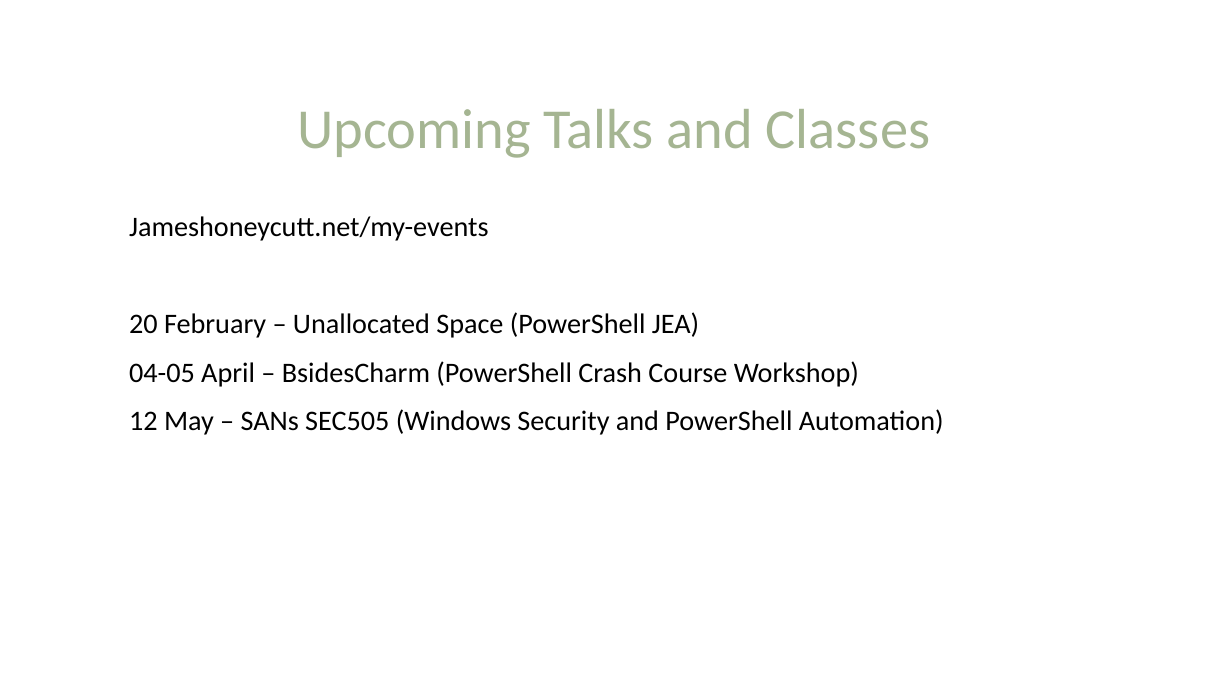
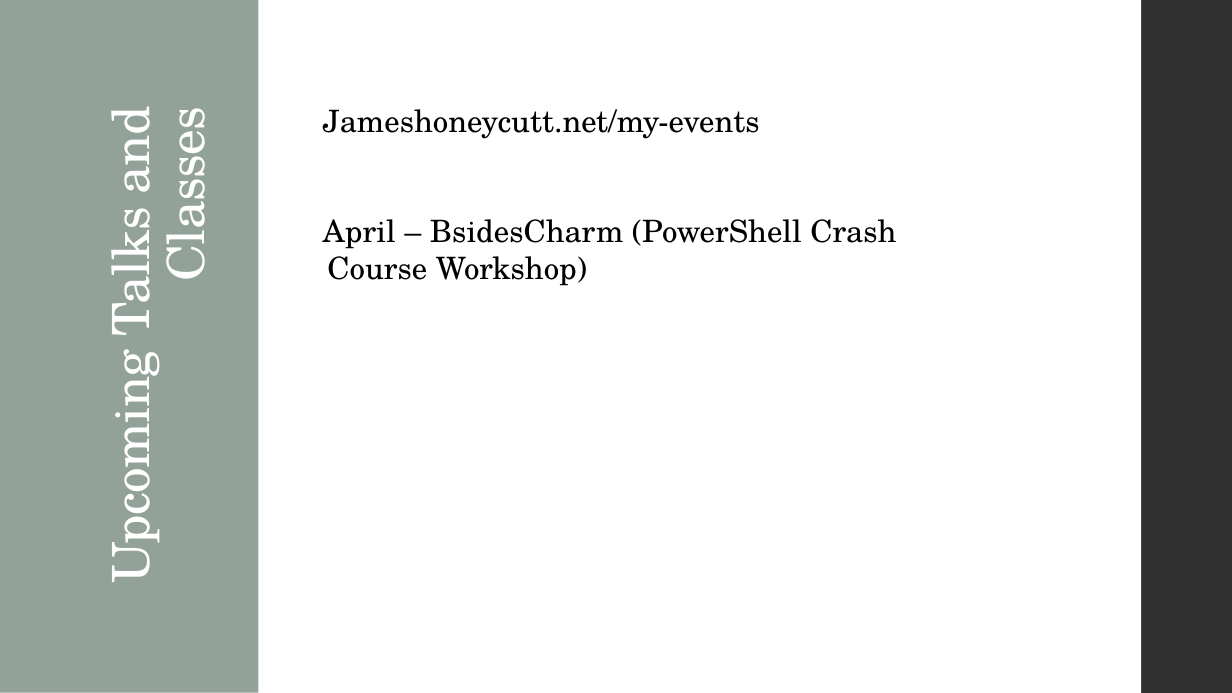
Before and after one commit to P0w3rChi3f/JEA-Just-Enough-Admin, a slide deck: slide 18 of Docs/PowerShell JEA.pptx. Drawn at 1232x693 pixels with LibreOffice and Linux fonts; fonts in the diff are those of the drawing; background and template pictures are left out. Boxes give left, top, right and bottom in pixels: in the first picture for what was removed or moved away, otherwise in the second. Text is boxed around its words. In the diff, an @@ line names an element or a change of style, - is before the commit and + after.

```diff
--- a/Docs/PowerShell JEA.pptx
+++ b/Docs/PowerShell JEA.pptx
@@ rectangle added at (0,0,1141,693), fill #FFFFFF @@
@@ rectangle added at (0,0,259,693), fill #93A299 @@
@@ rectangle added at (1141,0,1232,693), fill #303030 @@
@@ text "Upcoming Talks and Classes": place and size @@
-text "Upcoming Talks and Classes" at (298,109,930,158)
+text "Upcoming Talks and Classes" at (91,114,222,577)
@@ text "Upcoming Talks and Classes" at (91,114,222,577): size 44 to 40 pt, font Calibri to TeX Gyre Schola, text colour #A5B592 to #FFFFFF, letter spacing 0 to -0.5 pt; alignment centre to right; more space between paragraphs; vertical alignment middle to bottom; rotation 0 to 270 degrees @@
@@ text "Jameshoneycutt.net/my-events": place and size @@
-text "Jameshoneycutt.net/my-events" at (129,216,944,435)
+text "Jameshoneycutt.net/my-events" at (323,109,896,286)
@@ text at (323,109,760,139): size 22 to 24 pt, font Calibri to TeX Gyre Schola in "Jameshoneycutt.net/my-events"; indent changed; line spacing 0.9 to 1 @@
@@ text at (323,219,896,286): text changed; size 22 to 24 pt; font Calibri to TeX Gyre Schola @@
-20 February – Unallocated Space (PowerShell JEA)
-04-05 April – BsidesCharm (PowerShell Crash Course Workshop)
-12 May – SANs SEC505 (Windows Security and PowerShell Automation)
+April – BsidesCharm (PowerShell Crash Course Workshop)
```
Also in this commit, not shown: 16 other slides changed, 2 slides added, 2 slides removed, 1 other file.
